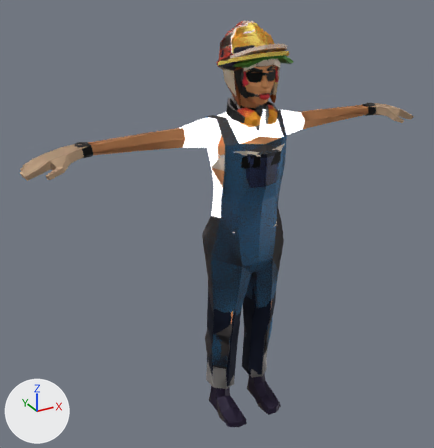
Two versions of the Blender file Assets/_Project/__Avatar_System2.0/Female/Regular_Body_Type/1. Blender/Female_Body_Reg-White.blend, one commit apart.
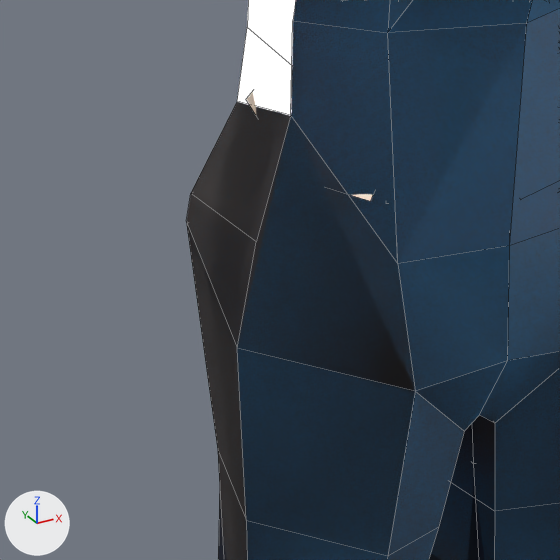
Each version is shown whole from a 50 mm camera at (-1.298, -2.103, 2.07) aimed at (-0.108, 0.061, 0.989), then close up on the part from 39% to 62% of the width and 44% to 66% of the height. The lights are fixed; the arrows at lower left show +X, +Y and +Z. The last two pictures show the newer version. The close-ups show mesh edges as thin lines.

The first close-up shows 'Female_Torso_CoverallsBlue', 'Female_Torso_CoverallsGray', 'Neutral_Legs_JeansDkBlue' and 1 more.
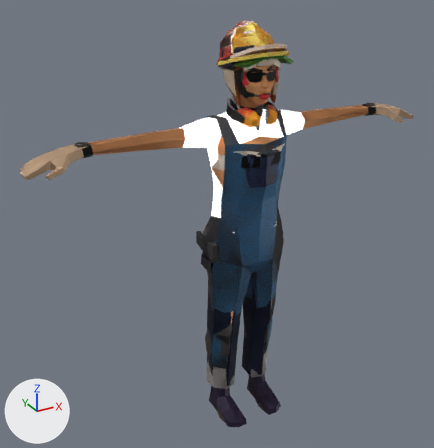
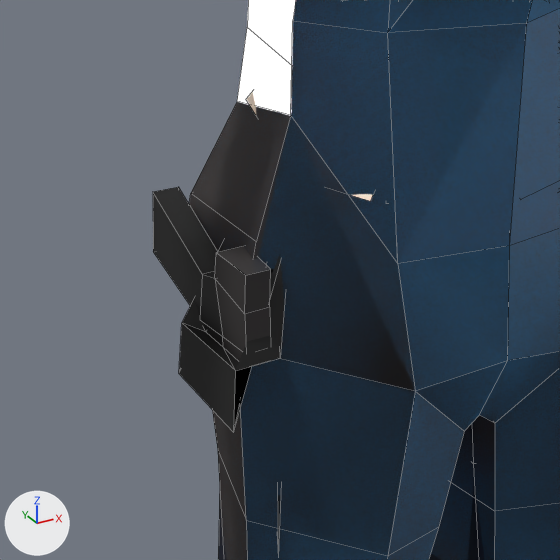
Edits to the bpy script that builds the scene:
```text
Add me_neutral_waist_gun_actionman:
    me_neutral_waist_gun_actionman.from_pydata(...)  # 38 vertices, 37 faces; spans x -0.208..-0.144, y -0.064..0.104, z 0.685..0.977
    me_neutral_waist_gun_actionman.materials.append(mat_aa_pp)
Add ob_neutral_waist_gun_actionman:
    ob_neutral_waist_gun_actionman = bpy.data.objects.new('Neutral_Waist_Gun-ActionMan', me_neutral_waist_gun_actionman)
    ob_neutral_waist_gun_actionman.location = (0.0, 0.0, 0.0)
```

Boxes [x1, y1, x2, y2] around the edits, measured in the close-ups (560 x 560 px):
'Neutral_Waist_Gun-ActionMan', added: after [153, 187, 284, 549]
